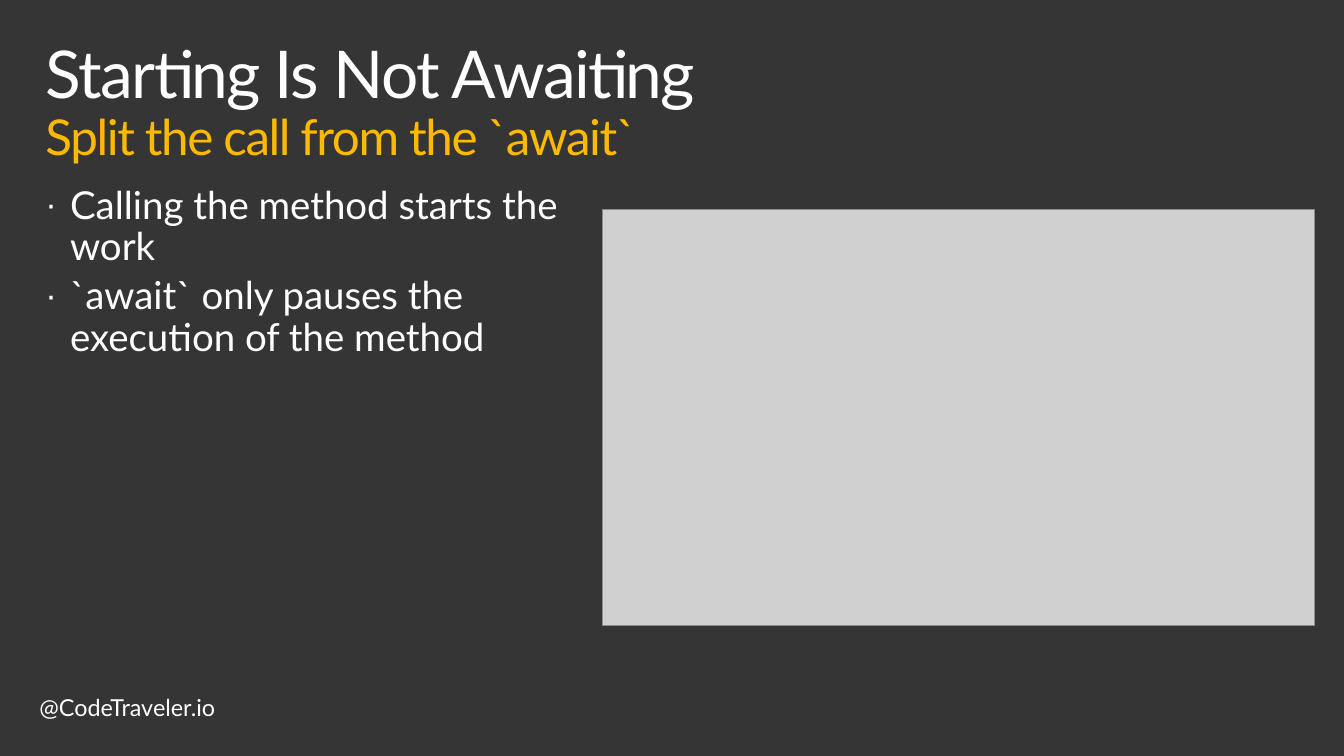
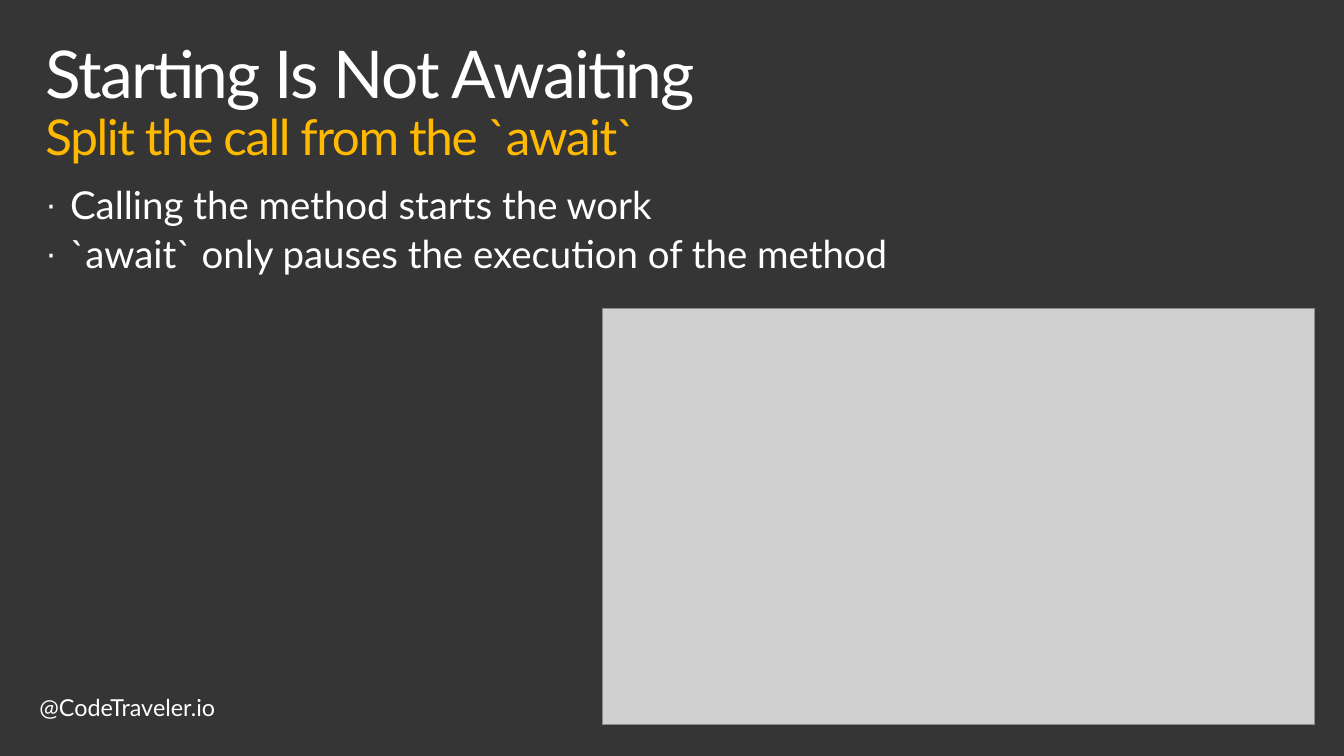
Before and after one commit to TheCodeTraveler/BecomeAnExpertWithAsyncAwait, a slide deck: slide 3 of 6. Coordinating Multiple Tasks/CoordinatingTasks.pptx. Drawn at 1344x756 pixels with LibreOffice and Linux fonts; fonts in the diff are those of the drawing; grey boxes stand for pictures; background and template pictures are left out. Boxes give left, top, right and bottom in pixels: in the first picture for what was removed or moved away, otherwise in the second. Text is boxed around its words. In the diff, an @@ line names an element or a change of style, - is before the commit and + after.

```diff
--- a/6. Coordinating Multiple Tasks/CoordinatingTasks.pptx
+++ b/6. Coordinating Multiple Tasks/CoordinatingTasks.pptx
@@ text "Calling the method starts the ..." rewrapped from (70, 190, 557, 352) to (70, 190, 887, 275) @@
@@ picture: place and size @@
-picture at (603, 210, 1314, 626)
+picture at (603, 308, 1314, 724)
```
Also in this commit, not shown: 3 other slides changed, 2 other files.
